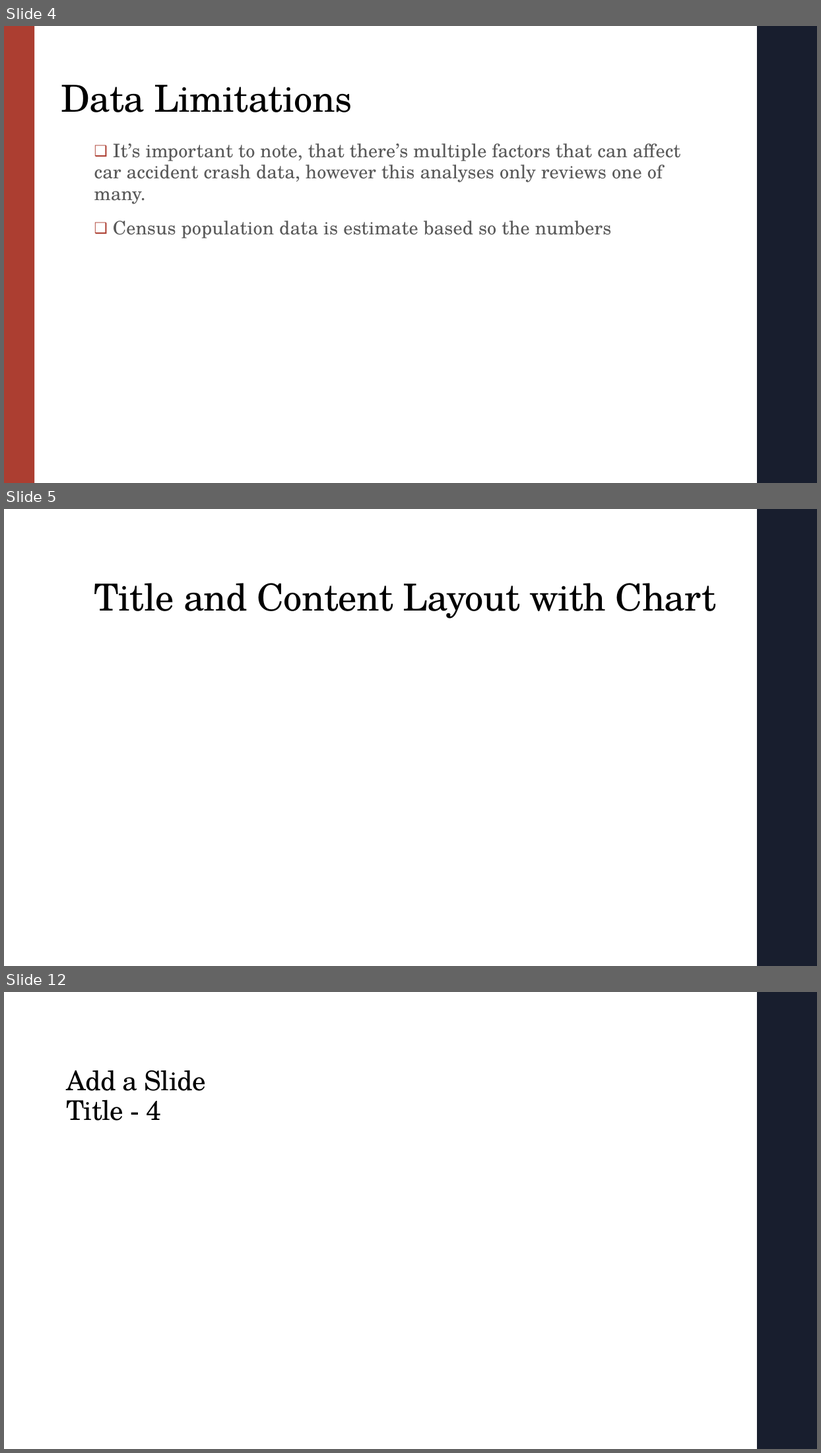
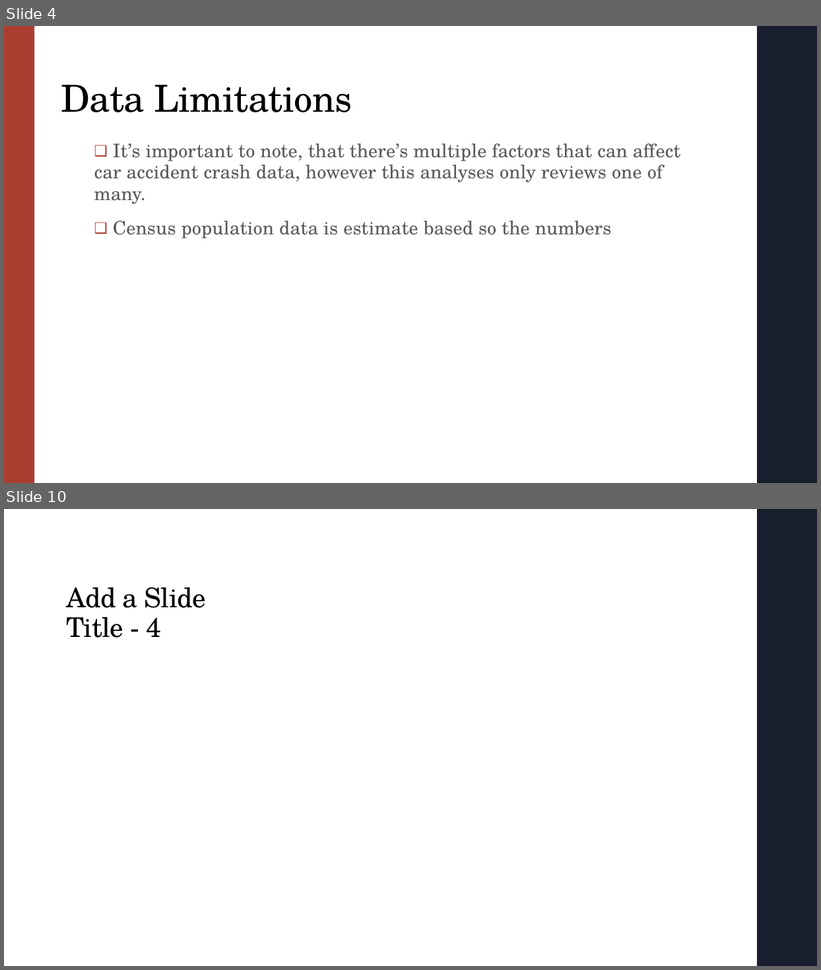
Before and after one commit to igoike/Capstone, a slide deck: Capstone_Presentation.pptx. Shown one above the other, each under a label of ours: slides 4, 5 and 12 before the commit, slides 4 and 10 after it; the slides between them are not shown. The pictures are 821x1453 and 821x970 pixels, drawn with LibreOffice and Linux fonts; fonts in the diff are those of the drawing. Boxes give left, top, right and bottom in pixels: in the first picture for what was removed or moved away, otherwise in the second. Text is boxed around its words. In the diff, an @@ line names an element or a change of style, - is before the commit and + after.

```diff
--- a/Capstone_Presentation.pptx
+++ b/Capstone_Presentation.pptx
@@ slide 5 removed at [4, 509, 817, 966], background #FFFFFF; not listed: 1 template element that a slide beside it also shows @@
@@ title removed at [94, 583, 716, 619] @@
-Title and Content Layout with Chart
@@ what was slide 12 is now slide 10 @@
```
Also in this commit, not shown: 2 slides changed, 4 slides added, 5 other slides removed, 31 other files.
